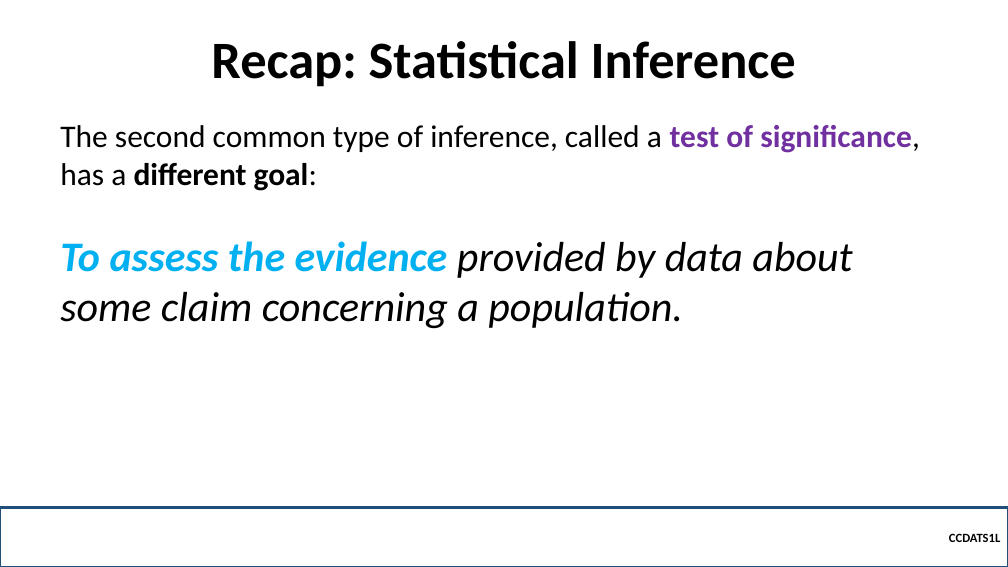
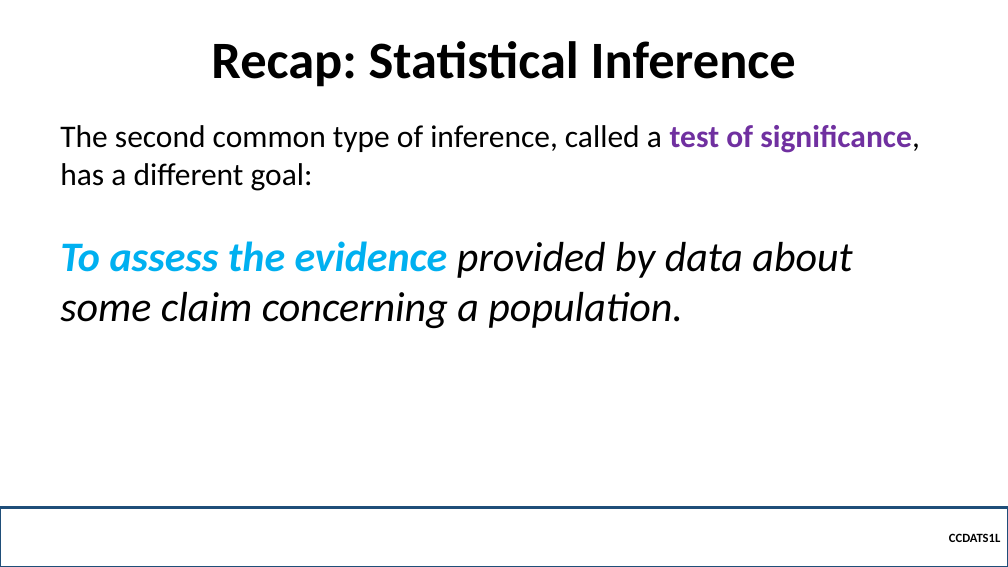
Before and after one commit to robitussin/CCDATS1L, a slide deck: slide 4 of week 10/Test of Significance.pptx. Drawn at 1008x567 pixels with LibreOffice and Linux fonts; fonts in the diff are those of the drawing; background and template pictures are left out. Boxes give left, top, right and bottom in pixels: in the first picture for what was removed or moved away, otherwise in the second. Text is boxed around its words. In the diff, an @@ line names an element or a change of style, - is before the commit and + after.

```diff
--- a/week 10/Test of Significance.pptx
+++ b/week 10/Test of Significance.pptx
@@ text at (60, 125, 920, 191): bold off in "different goal:" @@
```
Also in this commit, not shown: 7 other slides changed, 10 slides added, 2 slides removed, 5 other files.
